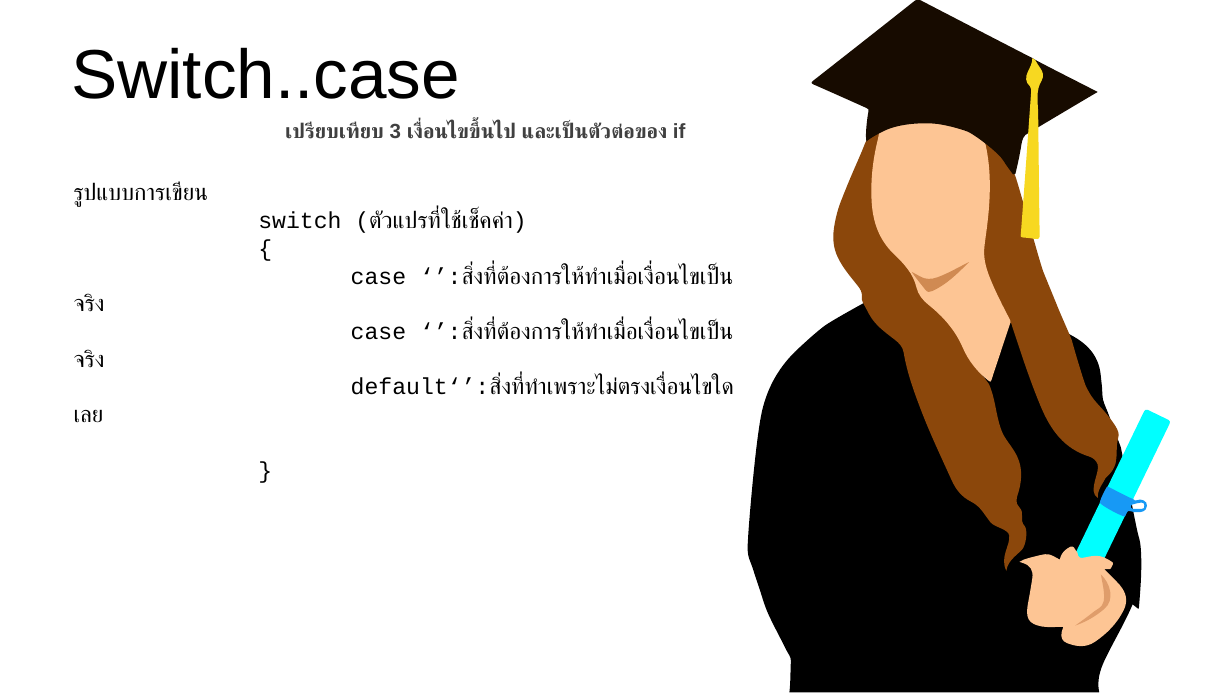
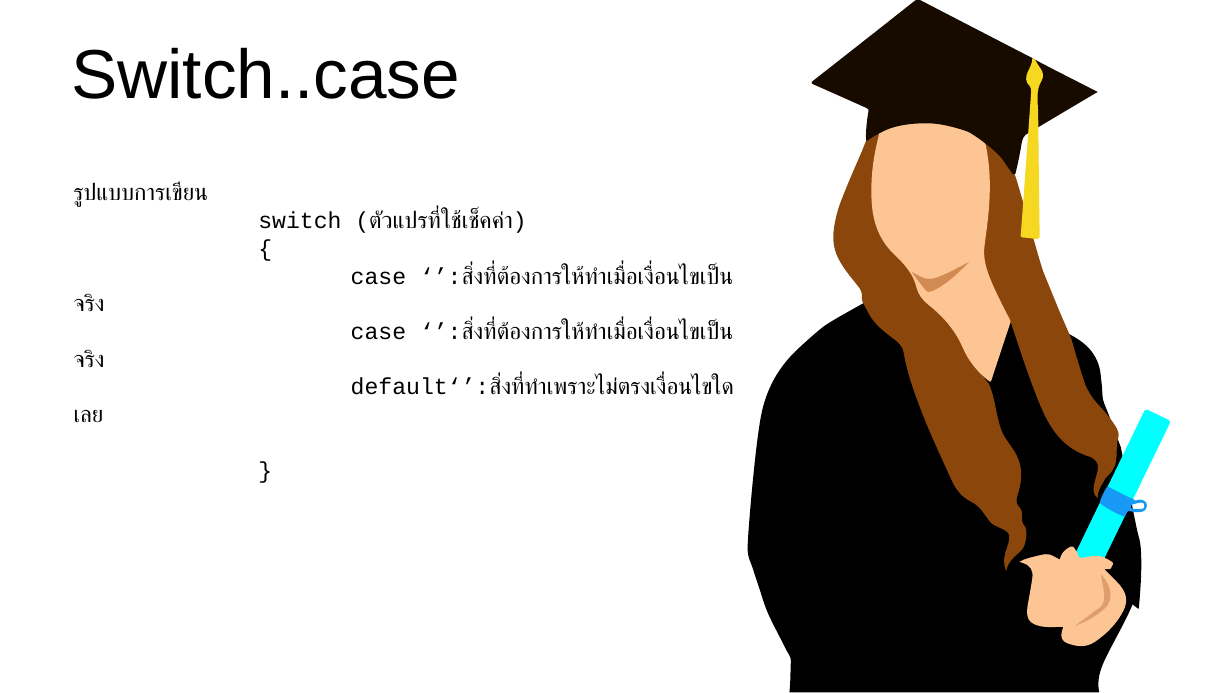
Before and after one commit to WatcharapolxFa/SolveProblemsIn-C-Language, a slide deck: slide 31 of TeachCLanguage/C.pptx. Drawn at 1232x693 pixels with LibreOffice and Linux fonts; fonts in the diff are those of the drawing. Boxes give left, top, right and bottom in pixels: in the first picture for what was removed or moved away, otherwise in the second. Text is boxed around its words. In the diff, an @@ line names an element or a change of style, - is before the commit and + after.

```diff
--- a/TeachCLanguage/C.pptx
+++ b/TeachCLanguage/C.pptx
@@ text removed at (285,122,685,139) @@
-เปรียบเทียบ 3 เงื่อนไขขึ้นไป และเป็นตัวต่อของ if
```
Also in this commit, not shown: 19 other files.
